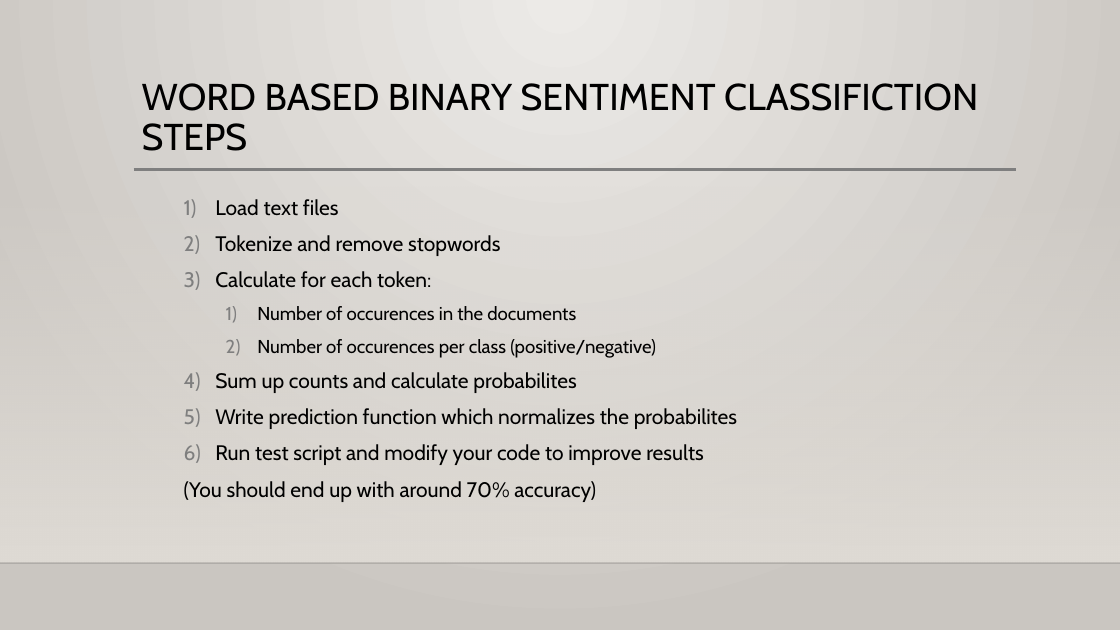
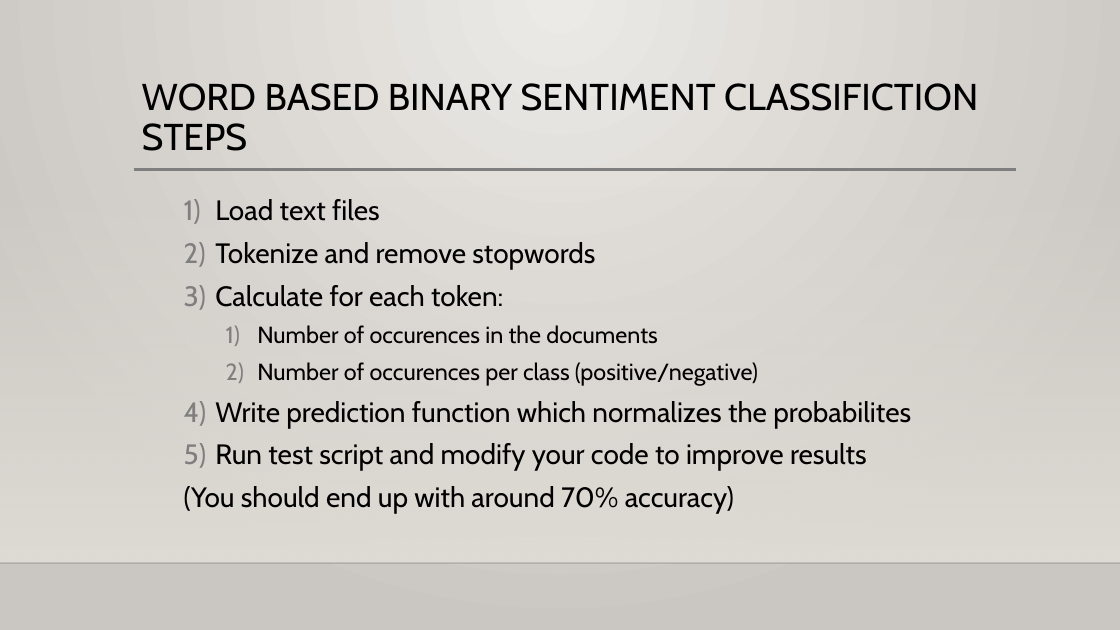
Before and after one commit to RobinRojowiec/workshop-simple-sentiment, a slide deck: slide 11 of presentation/simple_sentiment_analysis_workshop.pptx (slide 9 before the commit). Drawn at 1120x630 pixels with LibreOffice and Linux fonts; fonts in the diff are those of the drawing; background and template pictures are left out. Boxes give left, top, right and bottom in pixels: in the first picture for what was removed or moved away, otherwise in the second. Text is boxed around its words. In the diff, an @@ line names an element or a change of style, - is before the commit and + after.

```diff
--- a/presentation/simple_sentiment_analysis_workshop.pptx
+++ b/presentation/simple_sentiment_analysis_workshop.pptx
@@ text "Load text files" at bbox=[184, 199, 911, 514]: size 18 to 24 pt in "Load text files", "Tokenize and remove stopwords", "Calculate for each token:", "Write prediction function which normalizes the probabilites" and 2 more places; size 16 to 20 pt in "Number of occurences in the documents", "Number of occurences per class (positive/negative)"; line spacing 1.2 to 1.1 @@
@@ text at bbox=[215, 372, 576, 393]: paragraph removed @@
-  4) Sum up counts and calculate probabilites
```
Also in this commit, not shown: 6 other slides changed, 4 slides added, 1 slide removed, 1 other file.
